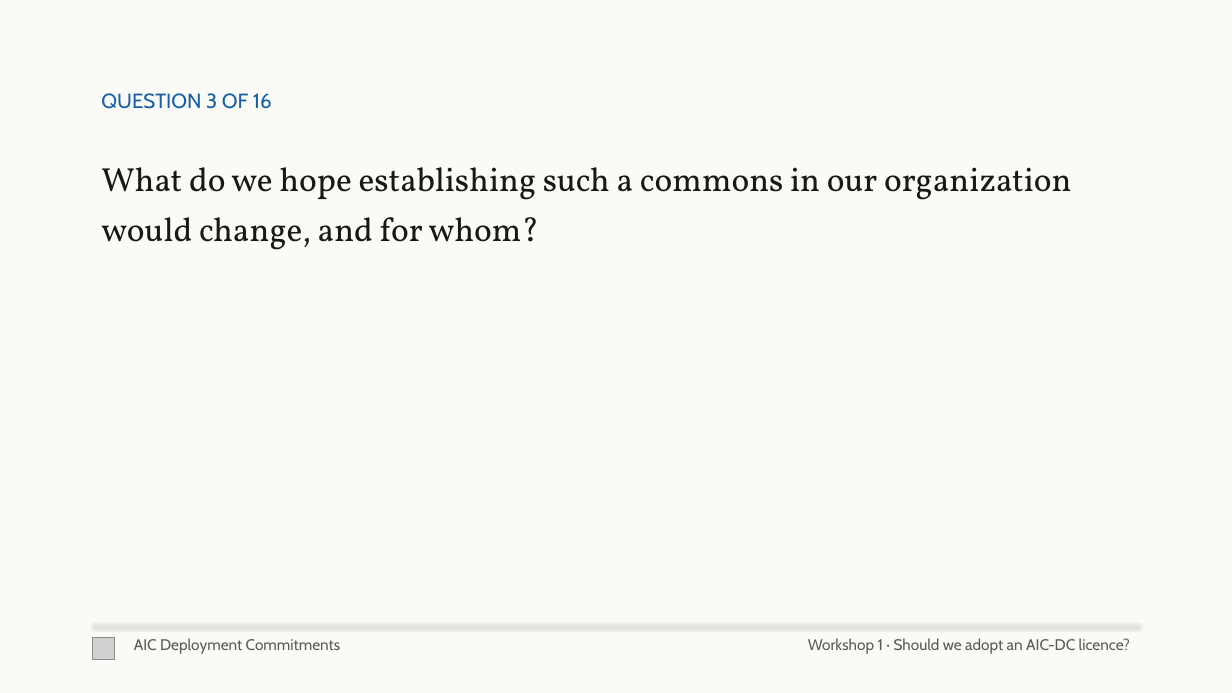
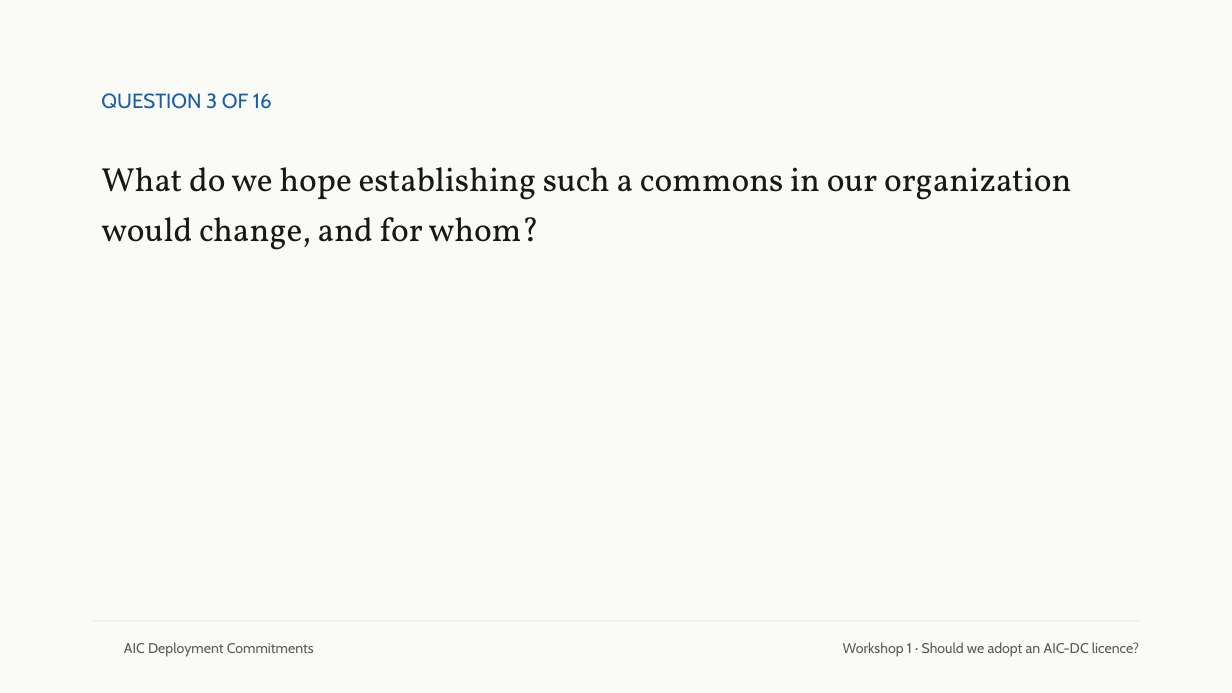
Before and after one commit to emlenartowicz/aic-dc-decks, a slide deck: slide 7 of chapter-5-1/chapter-5-1.odp. Drawn at 1232x693 pixels with LibreOffice and Linux fonts; fonts in the diff are those of the drawing; grey boxes stand for pictures; background and template pictures are left out. Boxes give left, top, right and bottom in pixels: in the first picture for what was removed or moved away, otherwise in the second. Text is boxed around its words. In the diff, an @@ line names an element or a change of style, - is before the commit and + after.

```diff
--- a/chapter-5-1/chapter-5-1.odp
+++ b/chapter-5-1/chapter-5-1.odp
@@ rectangle removed at (x1=92, y1=624, x2=1140, y2=625) @@
@@ picture removed at (x1=92, y1=638, x2=115, y2=660) @@
@@ text "AIC Deployment Commitments" at (x1=124, y1=642, x2=314, y2=657): size 12 to 11 pt; vertical alignment top to middle @@
@@ text "AIC Deployment Commitments" moved from (x1=134, y1=638, x2=340, y2=654) to (x1=124, y1=642, x2=314, y2=657) @@
@@ text "Workshop 1 · Should we ..." moved from (x1=808, y1=638, x2=1130, y2=654) to (x1=843, y1=642, x2=1139, y2=657) @@
@@ text "Workshop 1 · Should we ..." at (x1=843, y1=642, x2=1139, y2=657): size 12 to 11 pt; vertical alignment top to middle @@
```
Also in this commit, not shown: 21 other slides changed, 3 other files.
